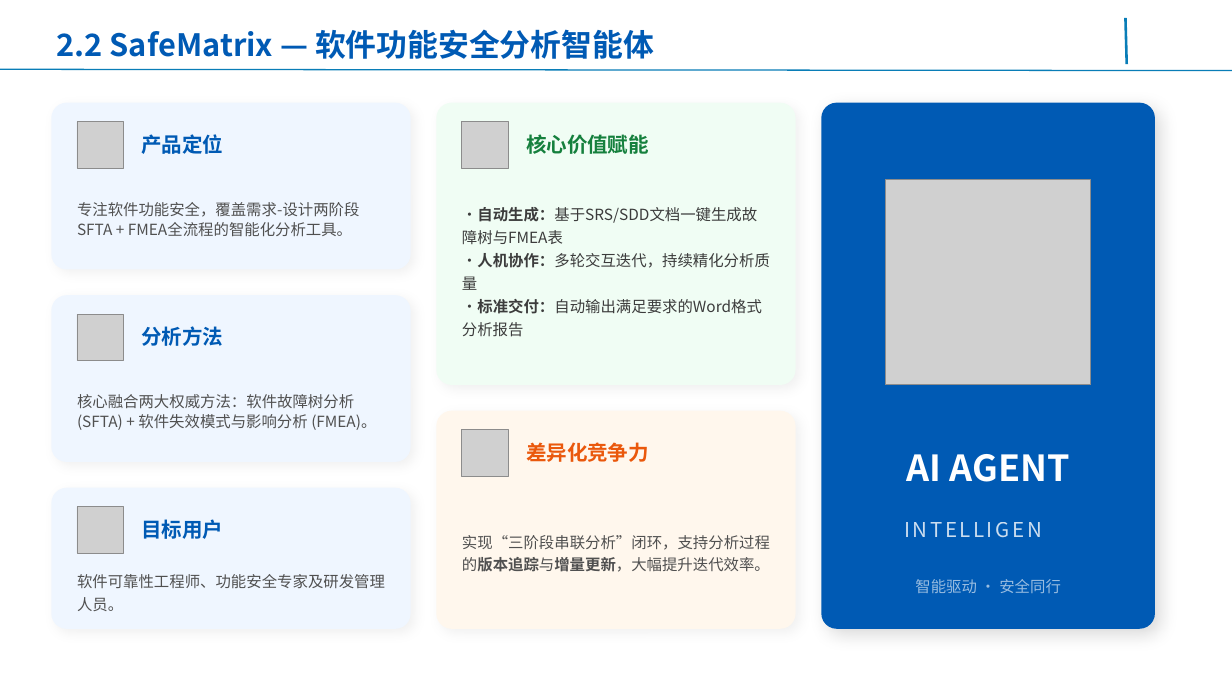
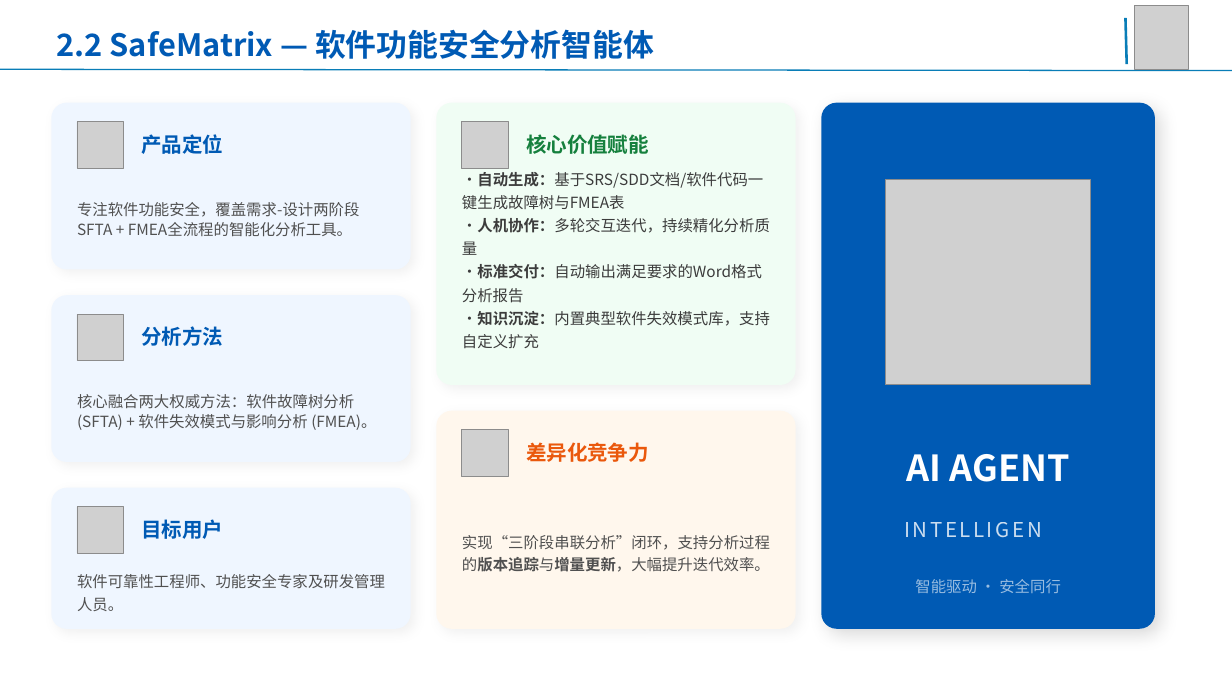
Before and after one commit to AgentForSE/.github, a slide deck: slide 10 of 基于AgentForSE五大智能体的装备软件智能研发平台-0.1.pptx (slide 12 before the commit). Drawn at 1232x693 pixels with LibreOffice and Linux fonts; fonts in the diff are those of the drawing; grey boxes stand for pictures; background and template pictures are left out. Boxes give left, top, right and bottom in pixels: in the first picture for what was removed or moved away, otherwise in the second. Text is boxed around its words. In the diff, an @@ line names an element or a change of style, - is before the commit and + after.

Commit message:
更新基于AgentForSE五大智能体的装备软件智能研发平台PPT

```diff
--- a/基于AgentForSE五大智能体的装备软件智能研发平台-0.1.pptx
+++ b/基于AgentForSE五大智能体的装备软件智能研发平台-0.1.pptx
@@ picture added at (1135,6,1189,69) @@
@@ text at (462,172,763,210): text changed @@
-•自动生成：基于SRS/SDD文档一键生成故障树与FMEA表
+•自动生成：基于SRS/SDD文档/软件代码一键生成故障树与FMEA表
@@ text at (462,311,770,348): paragraph added @@
+•知识沉淀：内置典型软件失效模式库，支持自定义扩充
```
Also in this commit, not shown: 24 other slides changed, 2 slides added, 14 slides removed.
